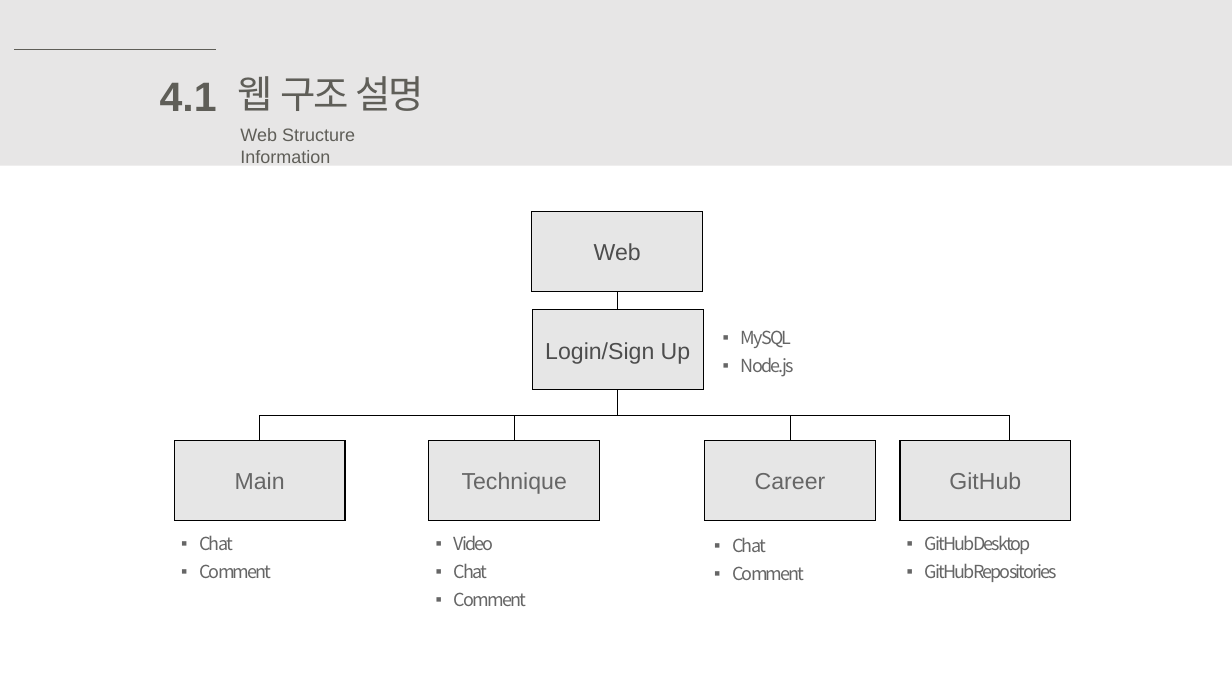
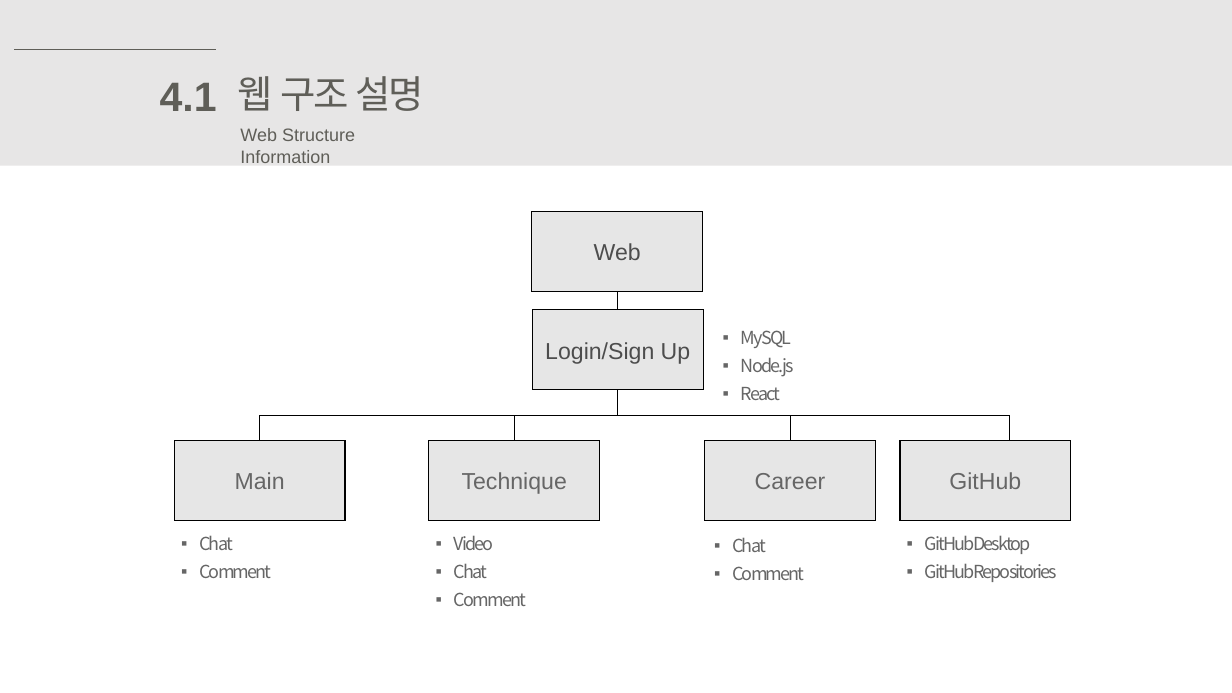
Before and after one commit to thlim008/Web_Project, a slide deck: slide 10 of selfportfolio-2018.pptx. Drawn at 1232x693 pixels with LibreOffice and Linux fonts; fonts in the diff are those of the drawing. Boxes give left, top, right and bottom in pixels: in the first picture for what was removed or moved away, otherwise in the second. Text is boxed around its words. In the diff, an @@ line names an element or a change of style, - is before the commit and + after.

```diff
--- a/selfportfolio-2018.pptx
+++ b/selfportfolio-2018.pptx
@@ text at (741,387,780,400): paragraph added @@
+▪ React
```
Also in this commit, not shown: 7 other slides changed, 8 slides added, 33 other files.
